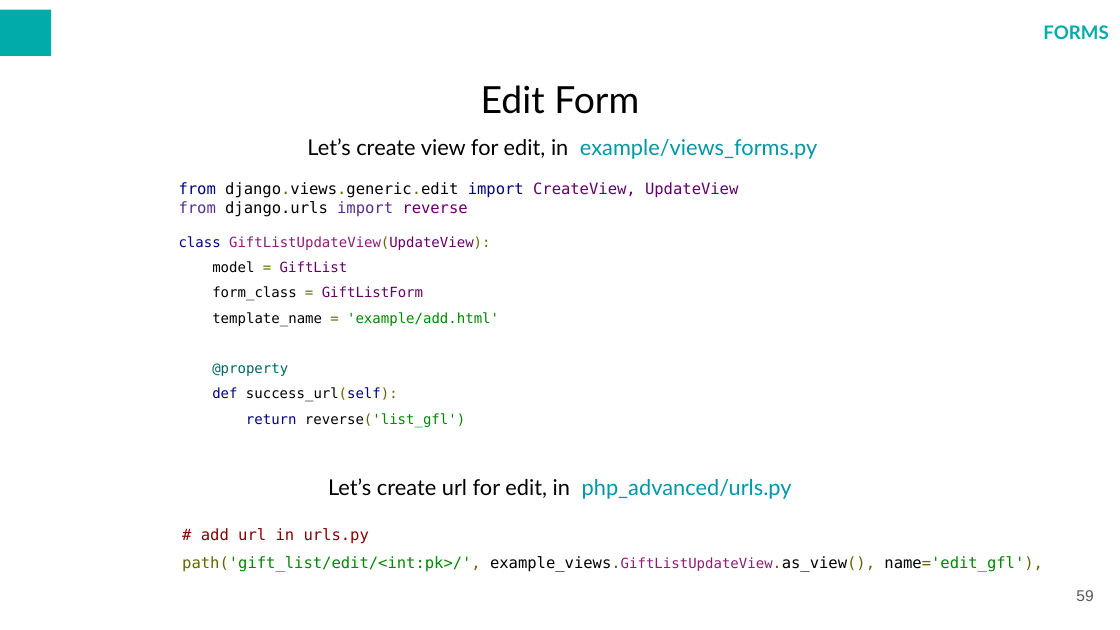
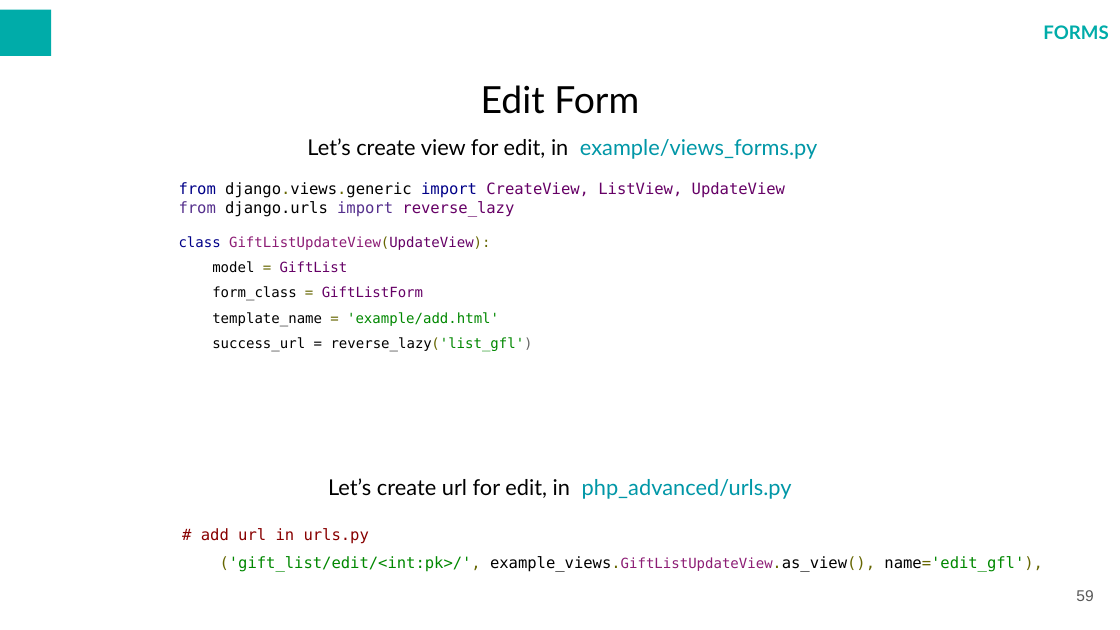
Before and after one commit to warcholprzemo/php-advanced, a slide deck: slide 59 of docs/PHP ADVANCED.odp. Drawn at 1120x630 pixels with LibreOffice and Linux fonts; fonts in the diff are those of the drawing; background and template pictures are left out. Boxes give left, top, right and bottom in pixels: in the first picture for what was removed or moved away, otherwise in the second. Text is boxed around its words. In the diff, an @@ line names an element or a change of style, - is before the commit and + after.

```diff
--- a/docs/PHP ADVANCED.odp
+++ b/docs/PHP ADVANCED.odp
@@ text at [179, 182, 785, 250]: text changed @@
-from django.views.generic.edit import CreateView, UpdateView
-from django.urls import reverse
-class GiftListUpdateView(UpdateView):
+from django.views.generic import CreateView, ListView, UpdateView
+from django.urls import reverse_lazy
+class GiftListUpdateView(UpdateView):
@@ text at [212, 337, 533, 351]: text changed @@
-@property
-def success_url(self):
-return reverse('list_gfl')
+success_url = reverse_lazy('list_gfl')
@@ text at [182, 556, 1043, 572]: text colour #666600 to #FFFFFF in "path('gift_list/edit/<int:pk>/'," @@
```
Also in this commit, not shown: 23 other slides changed, 1 slide added, 10 other files.
